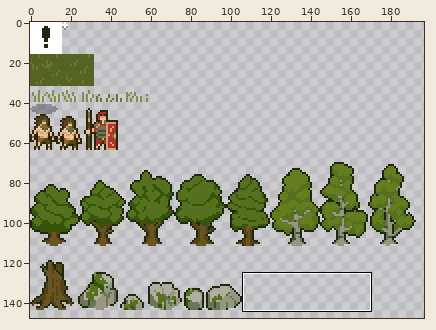
Sprite sheet, stored at src/sprites.png. The picture above shows the old version from afar; the outline marks the close-up.
Close-up. Before:
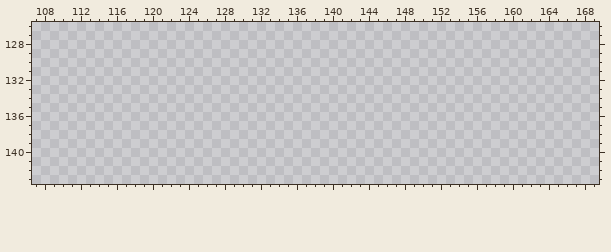
The file is 256x512 pixels. Colours within 5 levels of each other are drawn and written as one. Shown: x 107..169, y 126..143. The wide view leaves out empty margins.
After:
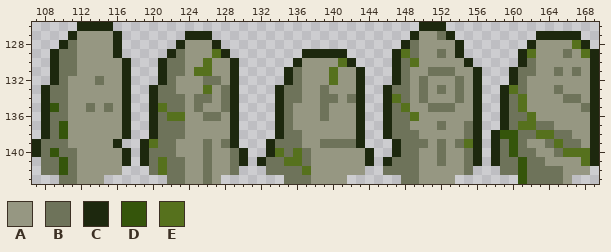
Palette (. is transparent): A #969782  B #6e735a  C #1d280e  D #35550b  E #56711d
Diff:
Changed rows in their new state; - is an unchanged pixel.
first column x 107:
126 -----CCCC----------------------------------CCC-----------------
127 ----CAAAAC-------CCC----------------------CAABC---------CCCCC--
128 ---CBAAAAC------CAAAC--------------------CBAAAAC-------CAAAAEC-
129 --CBBAAAAC-----CBAAAEC--------CCCCC-----CEBAABAC------CEAAABAEC
130 --CBBAAAAAC---CBBAAEAAC------CAAAAEC----CBEAAAAAC-----CBAAAAAAC
131 --CBBAAAAAC---CBBAEEAAC-----CBAAAEAAC---CBAABBBAAC---CBBAABABAC
132 --CBAAABAAC---CBAAABBAC-----CBAAAEAAC---CBABAAABAC---CBAAAAAAAC
133 -CBBAAAAAAC--CBBAAAEABC----CBBAABAAAC--CBBABABABAC--CEBAAABAAAC
134 -CBBAAAAAAC--CBBBABBABC----CBBAABBABC--CEBABAAABAC--CBEAAAABBAC
135 -CDBAABABAC--CEBBABAABC----CBAAABAAAC--CBEAABBBAAC--CBEAAAAAABC
136 -CBBAAAAAAC--CBEEAABBAC----CBAAABAAAC--CBBEAAAAAAC--CBBEAAAAAAC
137 -CBDAAAAAAC--CBBBAAAAAC----CBAAAAAAAC--CBBAAABAABC--CBEEBBAAAAC
138 -CBDAAAAAAC--CBBBAAAAAC----CBBAAAAAAC--CBBBAAAAABC-CDDBBEEBBAAC
139 CBBBAAAAAC--CEBBAAABABC---CBBBAABBBBC---CBBBABABEC-CBDBAABEBBAC
140 CBDBBAAAAAC-CBBBAAABAABC--CEBEBAAAAAAC--CBBAABAABC-CBDBBAABEEEC
141 -BBDBAAAAAC-CBEBBAABAABC-CBBEEBAAAAAAC-CBBBAABAABC-CBBDBBAAAAEC
142 -BBDBAAAAA---BEBBAABAAB---BBBBEAAAAAA--BBBBAAAAAB---BBDBBBBAAA-
143 ---BBAAA-------BBAABA-------BBBAAAA------BBAAAA-------DBBBBA---
Pixel boxes of the changes (left, top, right, bottom) in both close-ups:
added: (32, 22, 599, 184)
